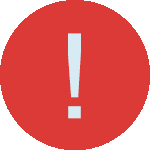
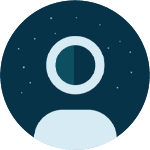
Revision of a layered 150x150 image; what changed, layer by layer:
moved "!" into group "Error" over <box>68,33,81,119</box>
moved "Layer 4" into group "Error" over <box>0,0,150,150</box>
added group "User" with 5 layers above "Duke" over <box>0,0,150,150</box>
moved "Layer 6" into group "User" over <box>33,36,117,150</box>
moved "Rectangle 1" into group "User" over <box>74,40,104,93</box>
moved "Layer 7" into group "User" over <box>25,41,116,150</box>
moved "Layer 4 copy" into group "User" over <box>0,0,150,150</box>
added layer "freedesignfile.com copy" in group "User" over <box>0,0,150,150</box>
added group "Duke" with 1 layers over <box>0,0,150,150</box>
moved "freedesignfile.com" into group "Duke" over <box>0,0,150,150</box>
